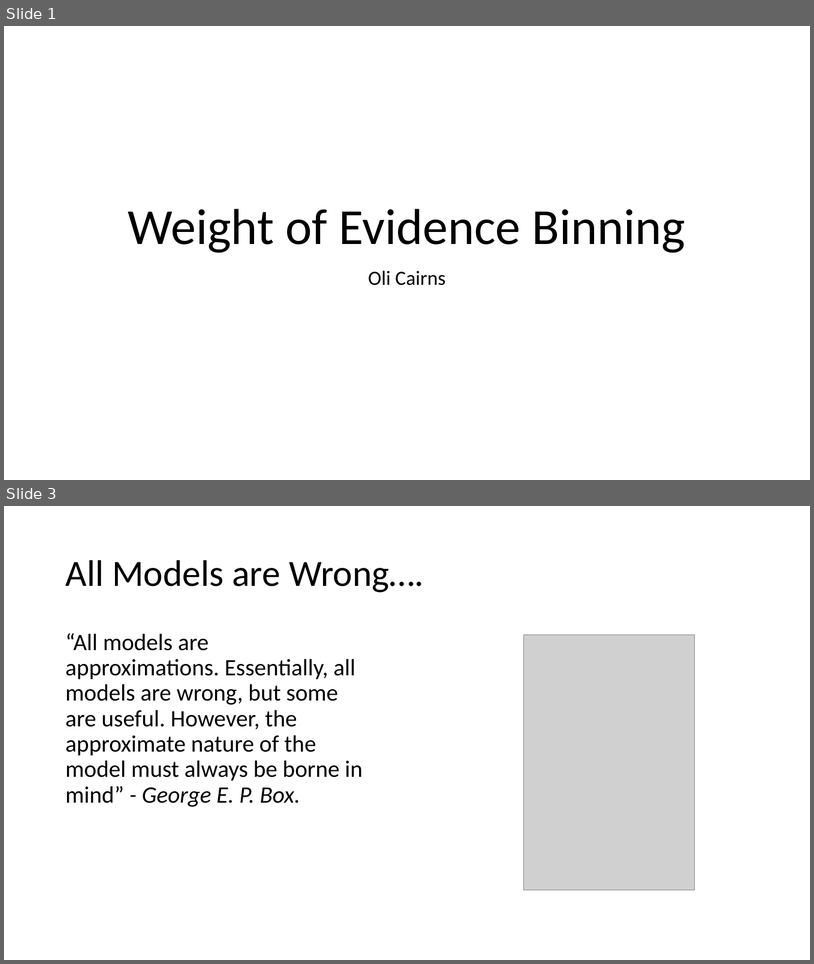
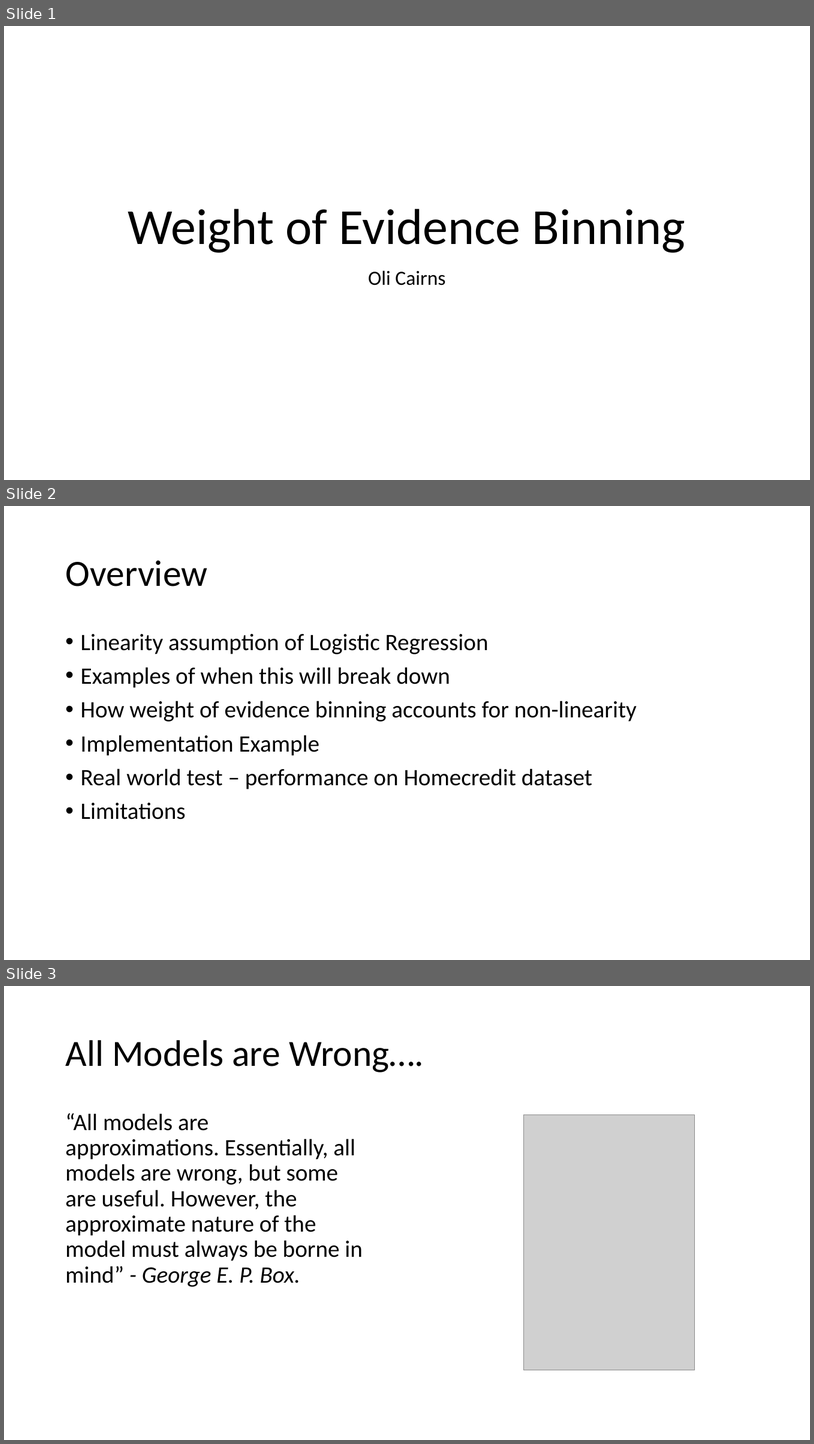
Before and after one commit to oli5679/WeightOfEvidenceDemo, a slide deck: Presentation.pptx. Shown one above the other, each under a label of ours: slides 1 and 3 before the commit, slides 1, 2 and 3 after it; the slides between them are not shown. The pictures are 814x964 and 814x1444 pixels, drawn with LibreOffice and Linux fonts; fonts in the diff are those of the drawing; grey boxes stand for pictures. Boxes give left, top, right and bottom in pixels: in the first picture for what was removed or moved away, otherwise in the second. Text is boxed around its words. In the diff, an @@ line names an element or a change of style, - is before the commit and + after.

```diff
--- a/Presentation.pptx
+++ b/Presentation.pptx
@@ slide 2 added at (x1=4, y1=506, x2=810, y2=960), background #FFFFFF @@
@@ title added at (x1=65, y1=560, x2=207, y2=586), 44 pt, text #000000 @@
+Overview
@@ text added at (x1=81, y1=634, x2=637, y2=819), 28 pt, text #000000 @@
+• Linearity assumption of Logistic Regression
+• Examples of when this will break down
+• How weight of evidence binning accounts for non-linearity
+• Implementation Example
+• Real world test – performance on Homecredit dataset
+• Limitations
```
Also in this commit, not shown: 4 slides changed, 2 other slides added, 2 slides removed, 5 other files.
